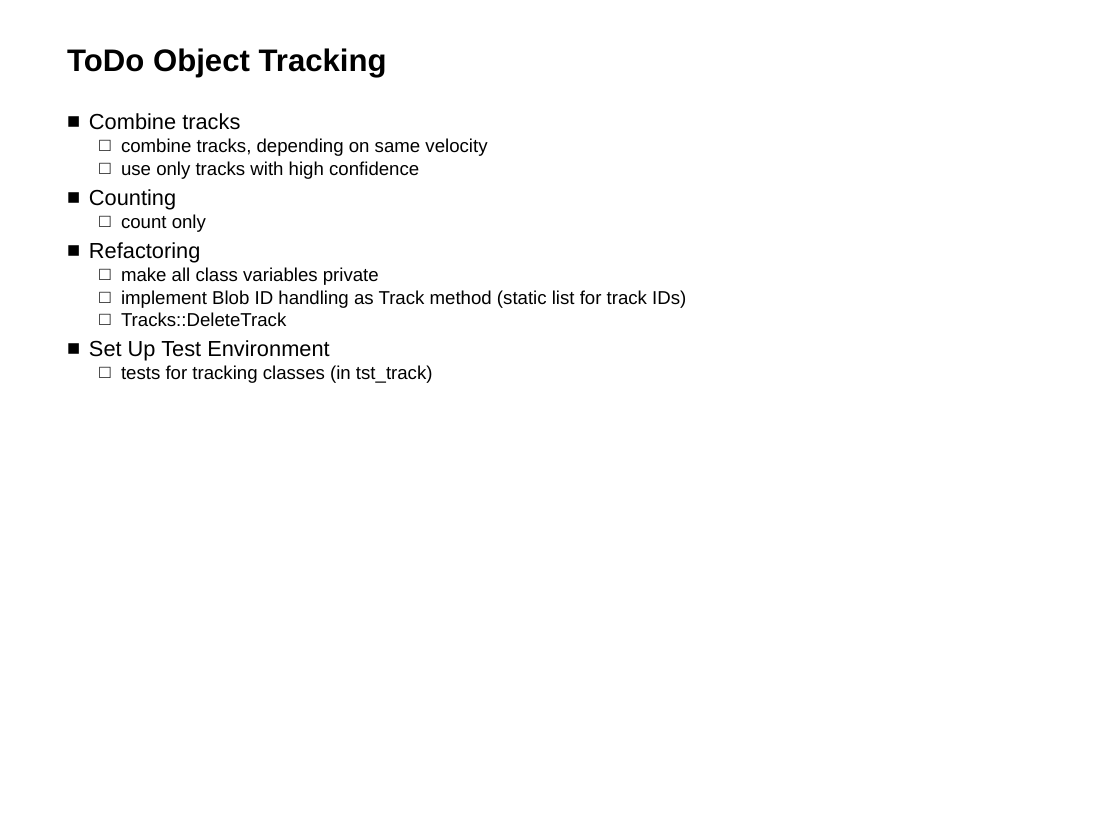
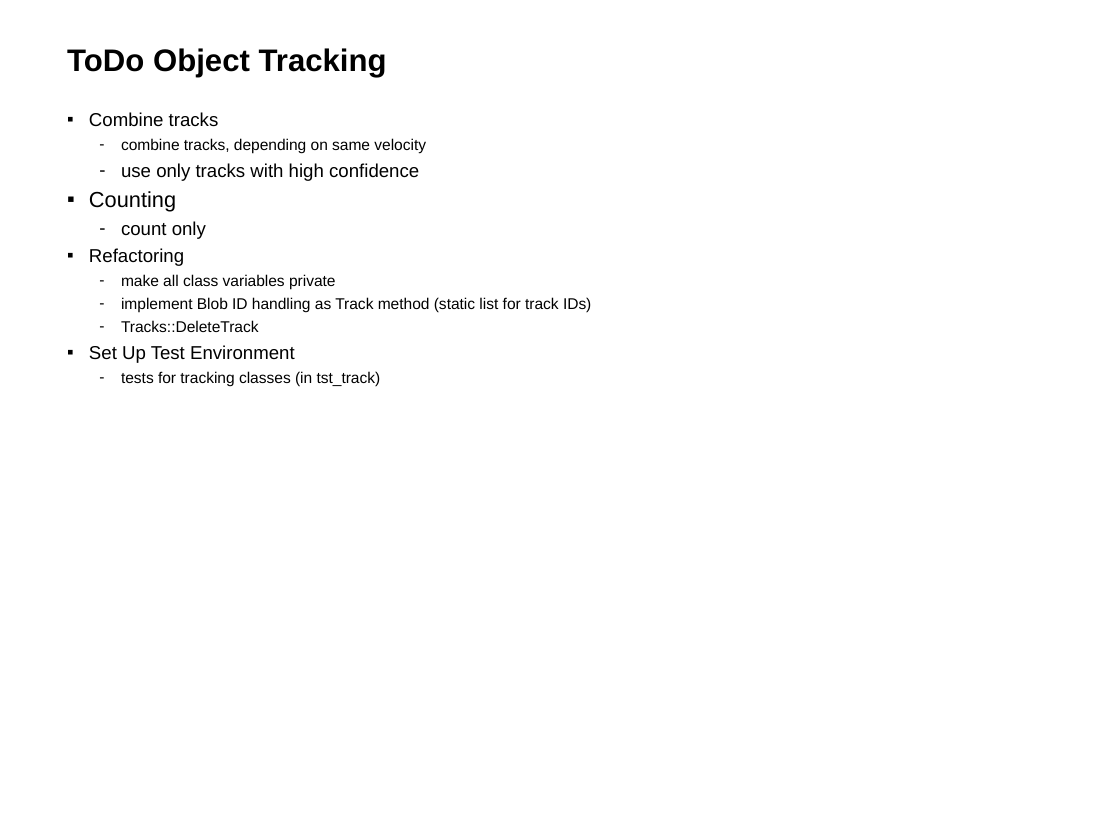
Before and after one commit to HwyToHell/CarCount, a slide deck: slide 12 of MotionDetection+ObjectTrackingV4.pptx (slide 11 before the commit). Drawn at 1120x840 pixels with LibreOffice and Linux fonts; fonts in the diff are those of the drawing. Boxes give left, top, right and bottom in pixels: in the first picture for what was removed or moved away, otherwise in the second. Text is boxed around its words. In the diff, an @@ line names an element or a change of style, - is before the commit and + after.

```diff
--- a/MotionDetection+ObjectTrackingV4.pptx
+++ b/MotionDetection+ObjectTrackingV4.pptx
@@ text "Combine tracks" at bbox=[89, 112, 591, 386]: size 14 to 12 pt in "Combine tracks", "Refactoring", "Set Up Test Environment"; size 12 to 10 pt in "combine tracks, depending on same velocity", "make all class variables private", "implement Blob ID handling as Track method ...", "Tracks::DeleteTrack" and 1 more places; bullet ■ to ▪; bullet □ to -; more space between paragraphs @@
```
Also in this commit, not shown: 10 other slides changed, 1 slide added, 19 other files.
